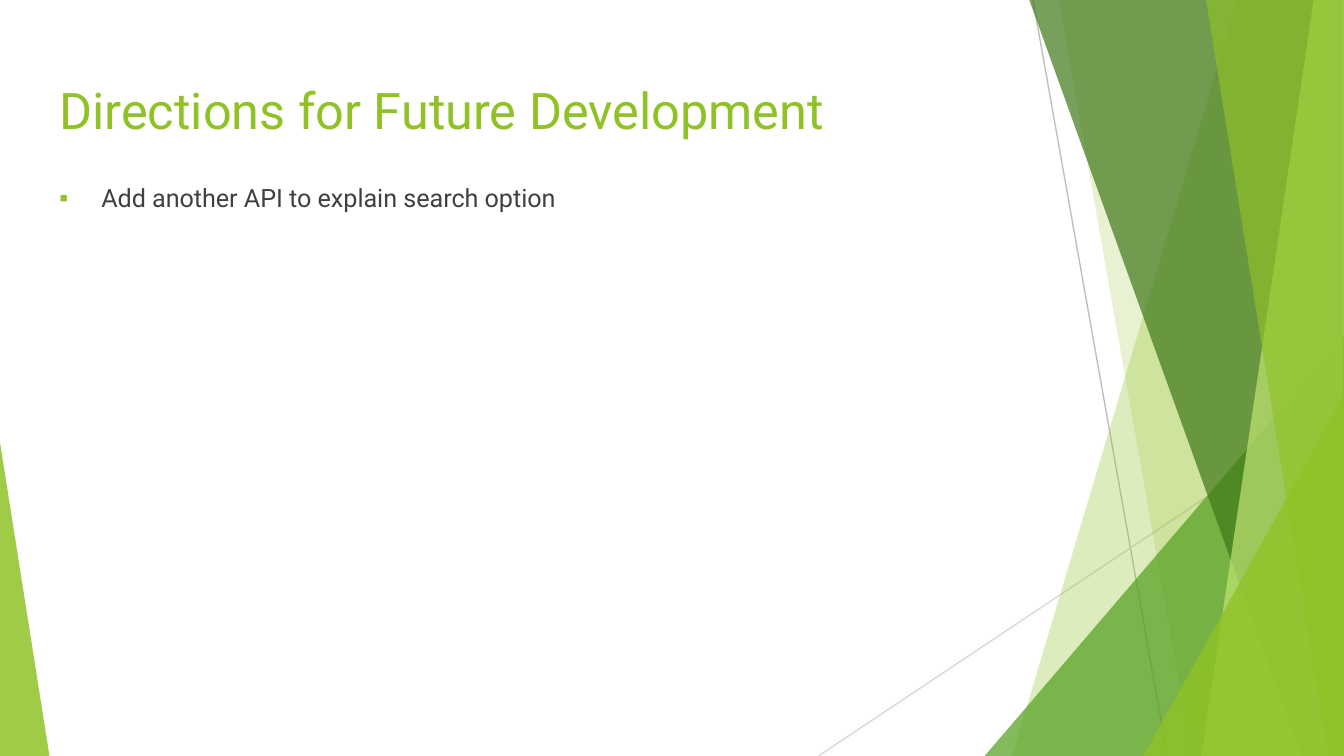
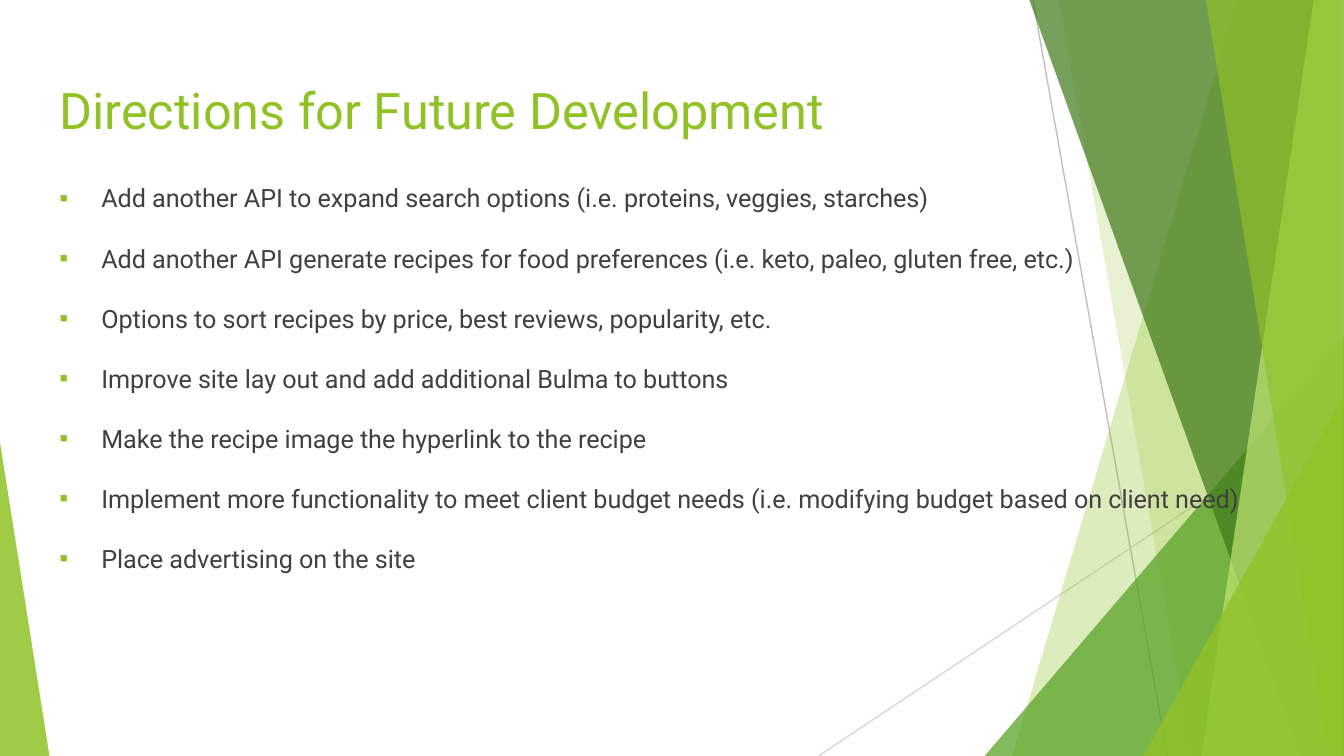
Before and after one commit to NydiaGal/Frugal-Dish-Wizard, a slide deck: slide 6 of Presentation.pptx. Drawn at 1344x756 pixels with LibreOffice and Linux fonts; fonts in the diff are those of the drawing. Boxes give left, top, right and bottom in pixels: in the first picture for what was removed or moved away, otherwise in the second. Text is boxed around its words. In the diff, an @@ line names an element or a change of style, - is before the commit and + after.

```diff
--- a/Presentation.pptx
+++ b/Presentation.pptx
@@ text at (101,187,1238,574): text changed @@
-▪ Add another API to explain search option
+▪ Add another API to expand search options (i.e. proteins, veggies, starches)
+▪ Add another API generate recipes for food preferences (i.e. keto, paleo, gluten free, etc.)
+▪ Options to sort recipes by price, best reviews, popularity, etc.
+▪ Improve site lay out and add additional Bulma to buttons
+▪ Make the recipe image the hyperlink to the recipe
+▪ Implement more functionality to meet client budget needs (i.e. modifying budget based on client need)
+▪ Place advertising on the site
```
Also in this commit, not shown: 3 other slides changed.
